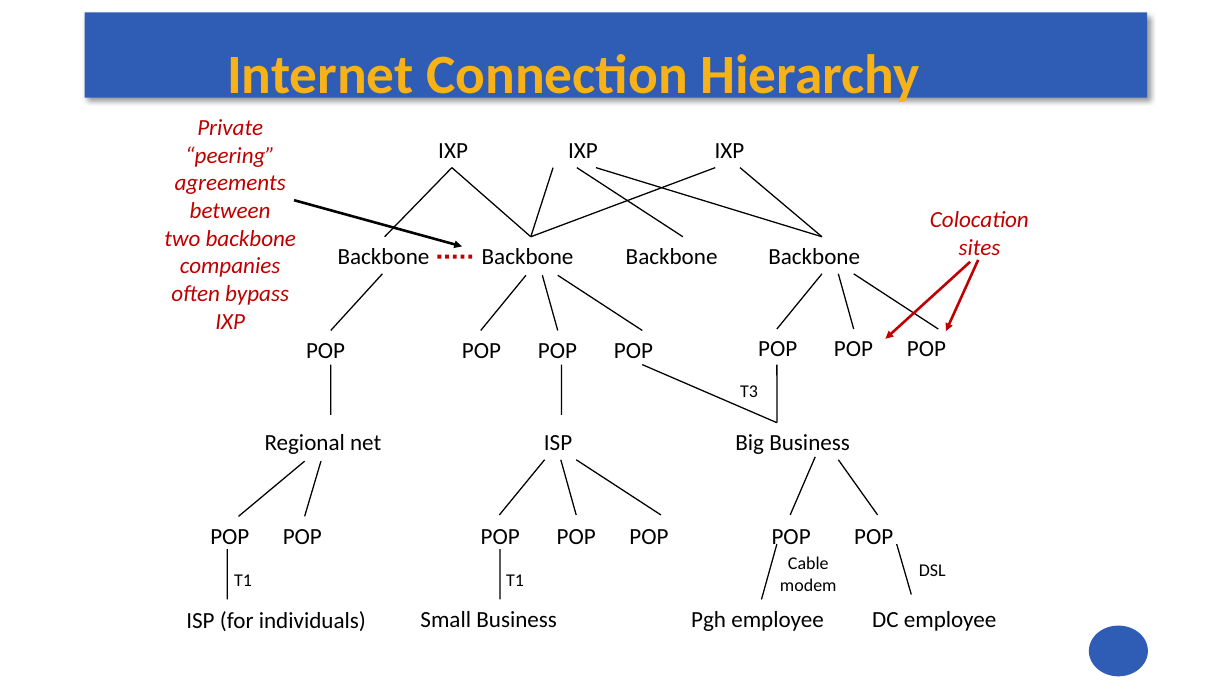
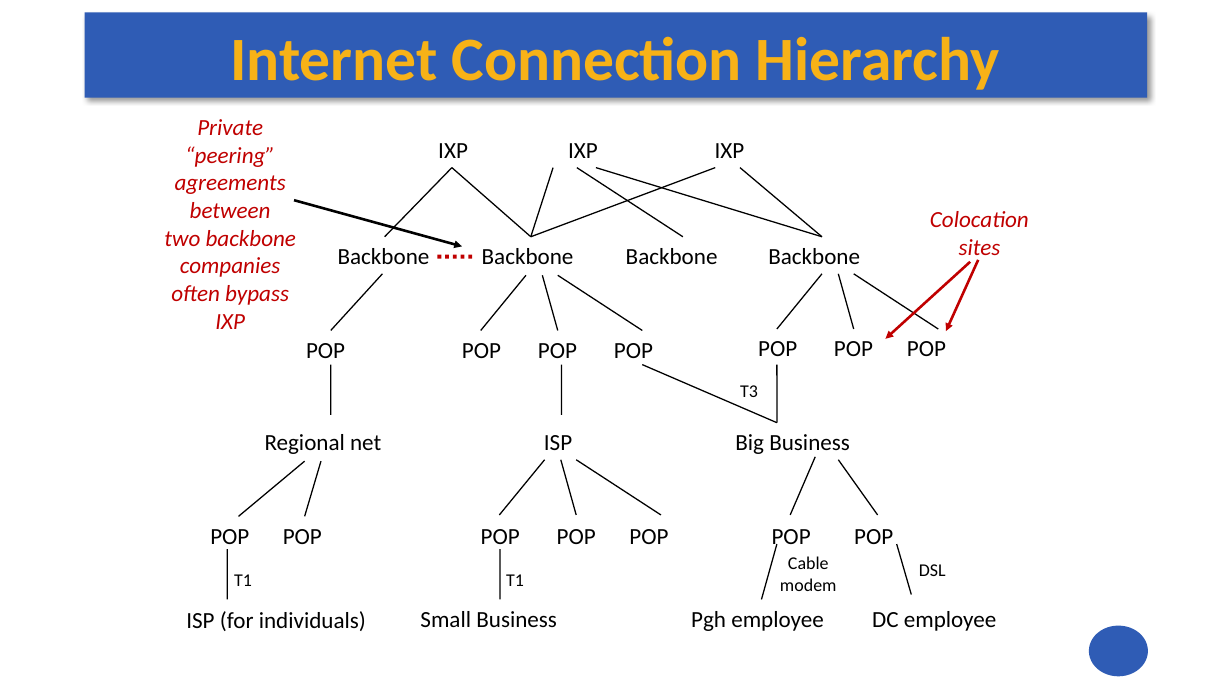
Before and after one commit to andrewt0301/hse-acos-course, a slide deck: slide 30 of docs/part2os/12_Networking/OS_Lecture_12.pptx. Drawn at 1232x693 pixels with LibreOffice and Linux fonts; fonts in the diff are those of the drawing. Boxes give left, top, right and bottom in pixels: in the first picture for what was removed or moved away, otherwise in the second. Text is boxed around its words. In the diff, an @@ line names an element or a change of style, - is before the commit and + after.

```diff
--- a/docs/part2os/12_Networking/OS_Lecture_12.pptx
+++ b/docs/part2os/12_Networking/OS_Lecture_12.pptx
@@ title "Internet Connection Hierarchy": place and size @@
-title "Internet Connection Hierarchy" at [227, 54, 919, 107]
+title "Internet Connection Hierarchy" at [230, 36, 1000, 90]
@@ title "Internet Connection Hierarchy" at [230, 36, 1000, 90]: size 43.2 to 48 pt @@
```
Also in this commit, not shown: 12 other slides changed, 1 slide added, 1 other file.
